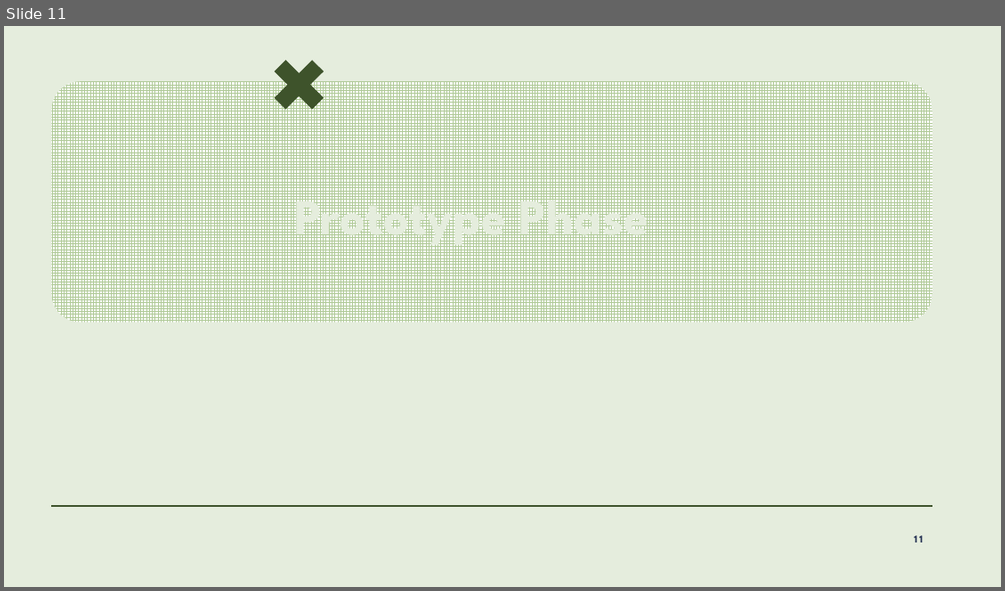
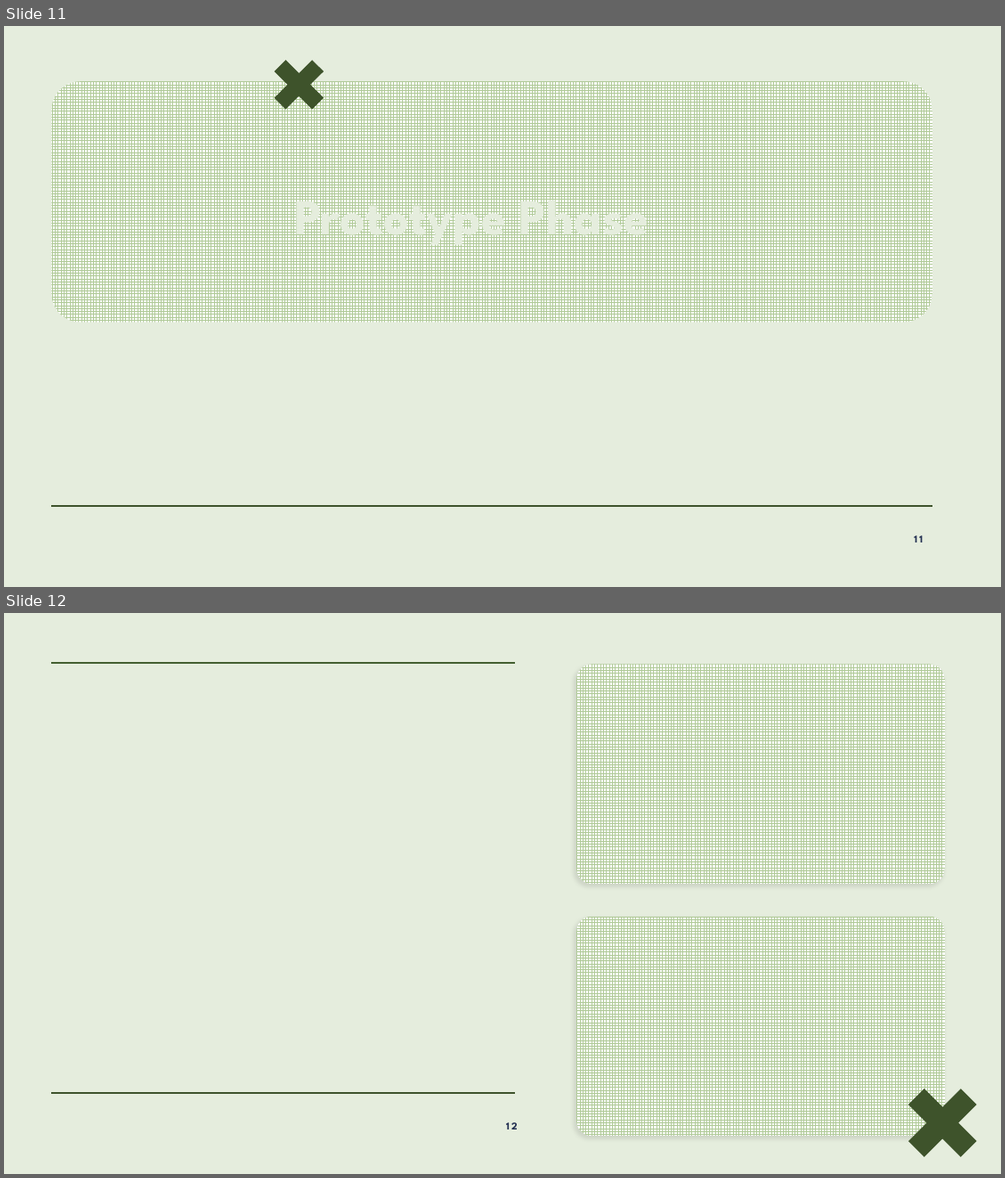
Before and after one commit to lalitm1004/DES211-CCD, a slide deck: presentation.pptx. Shown one above the other, each under a label of ours: slide 11 before the commit, slides 11 and 12 after it. The pictures are 1005x591 and 1005x1178 pixels, drawn with LibreOffice and Linux fonts; fonts in the diff are those of the drawing; background and template pictures are left out. Boxes give left, top, right and bottom in pixels: in the first picture for what was removed or moved away, otherwise in the second. Text is boxed around its words. In the diff, an @@ line names an element or a change of style, - is before the commit and + after.

```diff
--- a/presentation.pptx
+++ b/presentation.pptx
@@ slide 12 added at <box>4,613,1001,1174</box>, background #E5EDDD @@
@@ line added from (52, 663) to (515, 663), #435F30 1 pt @@
@@ rounded rectangle added at <box>576,664,944,884</box>, fill pattern #B0CA98 on #FFFFFF @@
@@ rounded rectangle added at <box>576,916,944,1136</box>, fill pattern #B0CA98 on #FFFFFF @@
@@ line added from (52, 1093) to (515, 1093), #3E532A 1 pt @@
@@ plus added at <box>890,1070,995,1174</box>, fill #3E532A @@
@@ page number added at <box>506,1122,518,1129</box>, 10 pt, text #222F51, bold @@
+12
```
Also in this commit, not shown: 8 other slides added, 1 slide removed, 1 other file.
